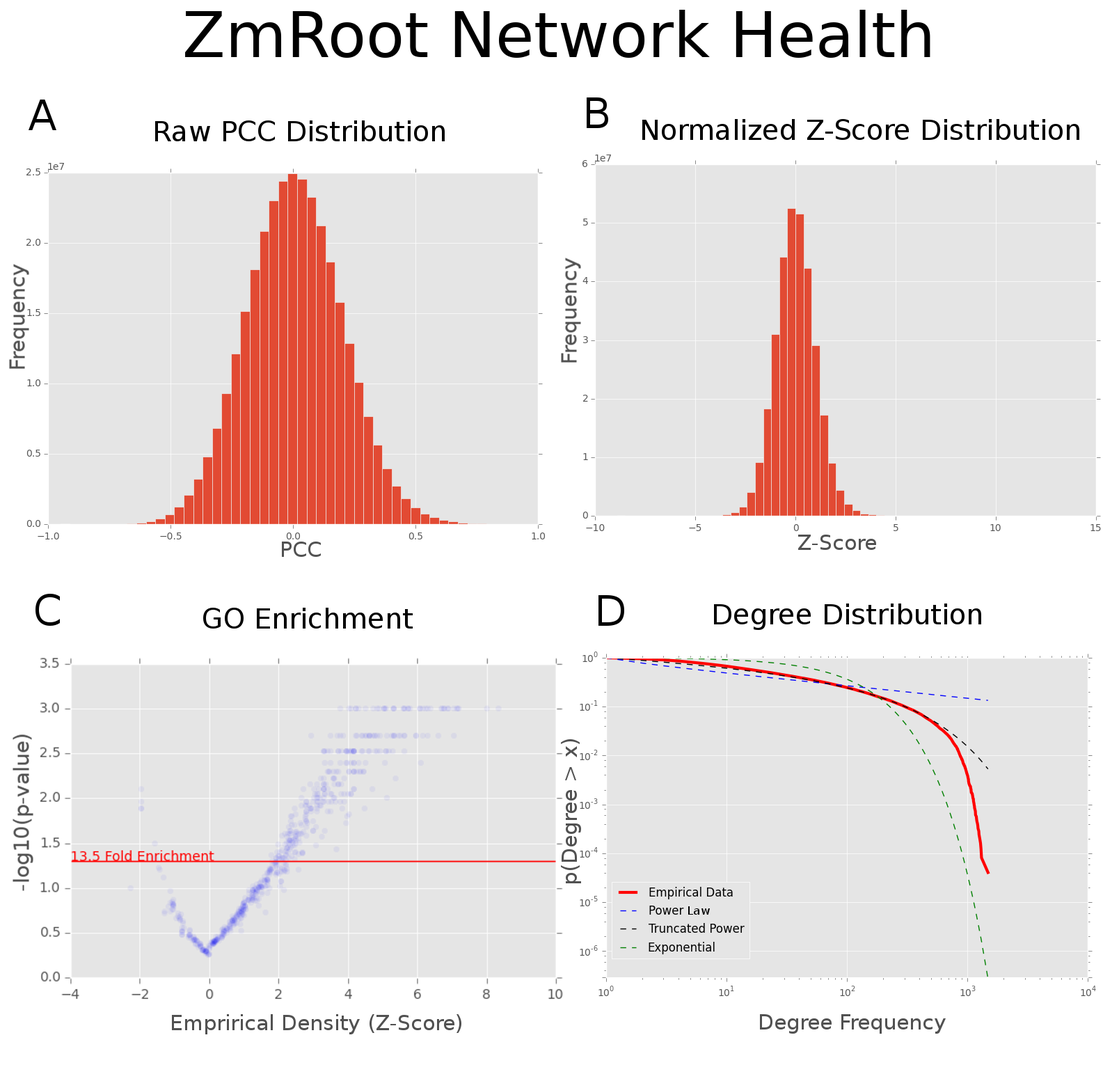
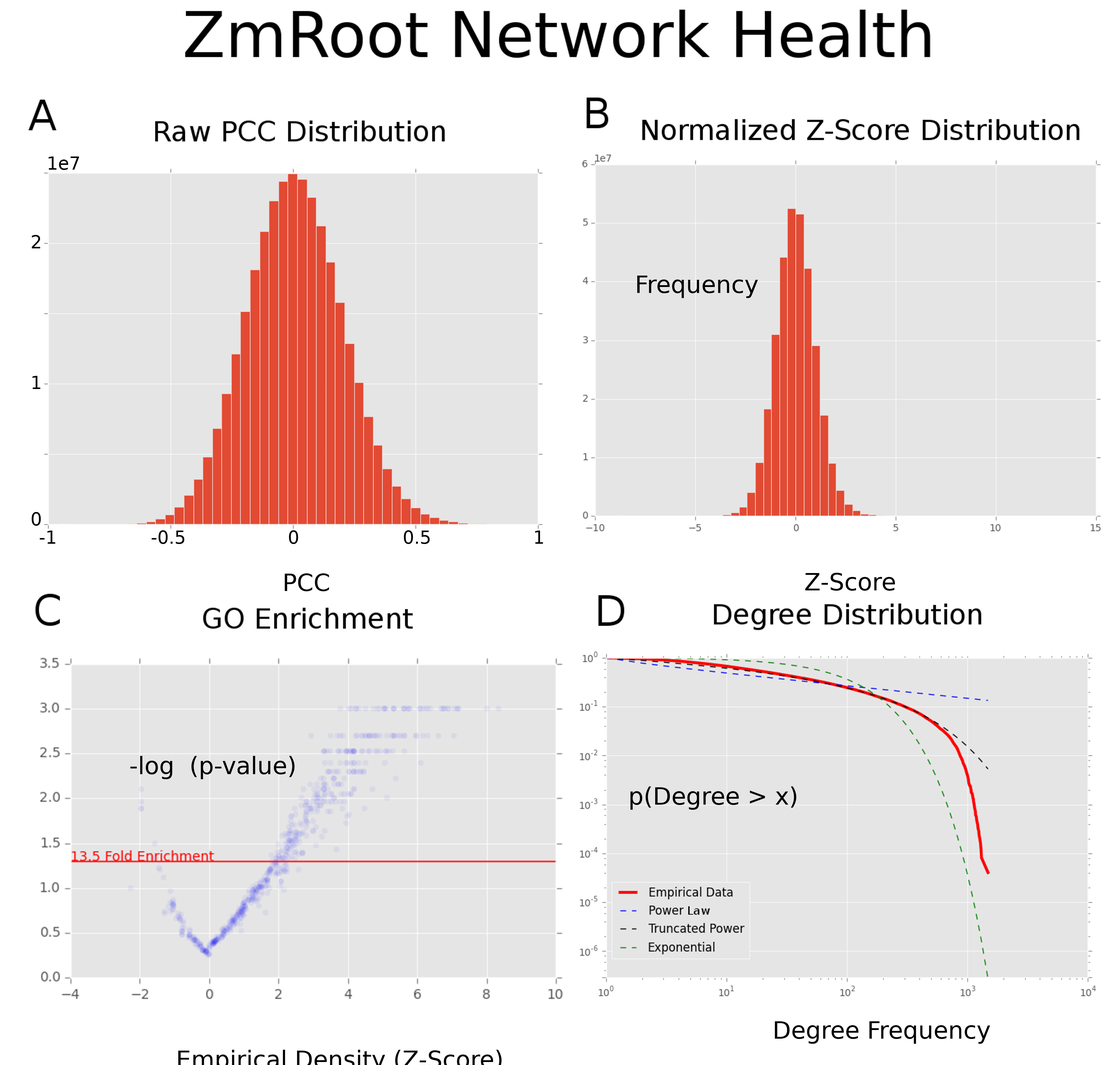
The second 1119x1065 image is a revision of the first. Changes to its layers:
added layer "1 #1" above "0.5" over bbox(534, 530, 544, 544)
added layer "0.5" above "0 #1" over bbox(403, 530, 430, 544)
added layer "0 #1" above "-0.5" over bbox(288, 530, 299, 544)
added layer "-0.5" above "-1" over bbox(151, 530, 184, 544)
added layer "-1" above "0" over bbox(39, 530, 56, 544)
added layer "0" above "1" over bbox(31, 511, 41, 526)
added layer "1" above "2" over bbox(32, 375, 41, 389)
added layer "2" above "1e7" over bbox(31, 234, 41, 249)
added layer "1e7" above "ZmRoot Network Health" over bbox(48, 156, 80, 170)
added layer "-log (p-value)" above "p(Degree > x)" over bbox(130, 755, 295, 780)
added layer "p(Degree > x)" above "Empirical Density (Z-Score)" over bbox(630, 786, 797, 810)
added layer "Empirical Density (Z-Score)" above "Degree Frequency" over bbox(178, 1049, 502, 1065)
renamed "Pasted Layer #3" to "Degree Frequency", moved it above "Frequency", painted on it over bbox(759, 1013, 990, 1044)
removed layer "Pasted Layer #1" over bbox(560, 738, 582, 884)
removed layer "Pasted Layer" over bbox(8, 258, 877, 891)
added layer "Frequency" above "PCC" over bbox(637, 275, 758, 298)
added layer "PCC" above "Z-Score" over bbox(284, 573, 330, 592)
added layer "Z-Score" above "legend" over bbox(805, 572, 895, 591)
removed layer "Pasted Layer #4" over bbox(172, 1014, 462, 1035)
painted on "Supp Fig 3 - ZmRoot Health.tiff" over bbox(8, 155, 546, 863)
